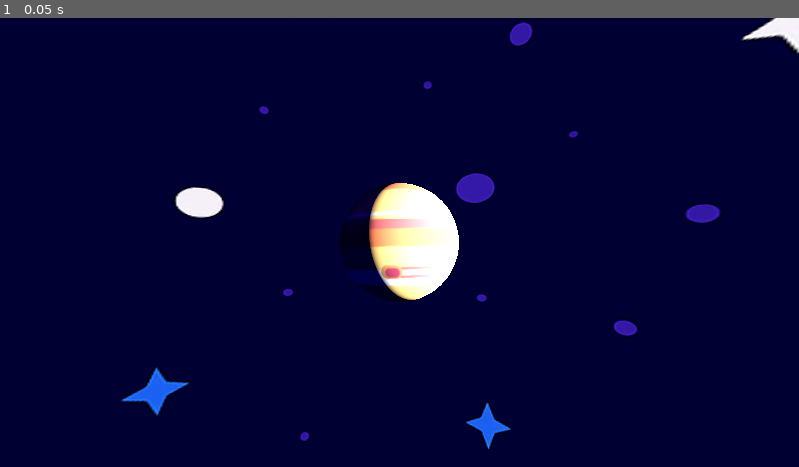
Above: before the commit, frame 1.
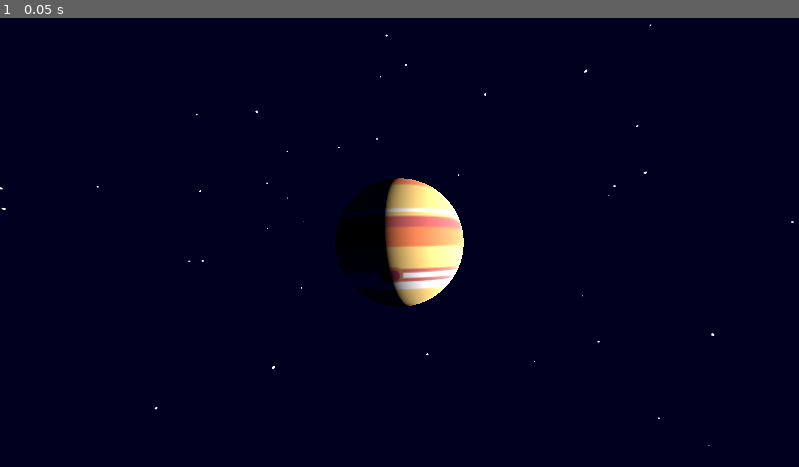
Above: after the commit, the same moment.

Repository: theflaminghat/space-game
Game: Godot game, scene res://node_3d.tscn
Two runs of this game, one before a commit and one after it. Both use one fixed random seed, a clock stepped at 60 frames per second and the inputs below.
Inputs:
- Up to frame 1 (0.05 s): no input

The runs differ from the first frame. In frame 1, 5.1% of the frame differs, in the area x 0-100%, y 0-97%.

Commit message:
New sky map

Diff:
--- a/node_3d.tscn
+++ b/node_3d.tscn
@@ -1,7 +1,7 @@
 [gd_scene load_steps=8 format=3 uid="uid://d1ogrjskrl6tx"]
 
 [ext_resource type="Texture2D" uid="uid://ce2cfyegxnmd" path="res://jupitervector.png" id="1_a202f"]
-[ext_resource type="Texture2D" uid="uid://c3p2sw74vy8l5" path="res://ChatGPT Image Sep 8, 2025, 02_52_42 AM.png" id="2_noarx"]
+[ext_resource type="Texture2D" uid="uid://cbaupxlckd4sl" path="res://skybox.png" id="2_noarx"]
 
 [sub_resource type="SphereMesh" id="SphereMesh_a202f"]
 
@@ -21,12 +21,12 @@
 [node name="Node3D" type="Node3D"]
 
 [node name="jupiter" type="MeshInstance3D" parent="."]
-transform = Transform3D(0.177703, 0, -0.984084, 0, 1, 0, 0.984084, 0, 0.177703, 0, 0, -2.50965)
+transform = Transform3D(0.177703, 0, -0.984084, 0, 1, 0, 0.984084, 0, 0.177703, 0, 0, -2.33247)
 mesh = SubResource("SphereMesh_a202f")
 surface_material_override/0 = SubResource("StandardMaterial3D_a0tk4")
 
 [node name="OmniLight3D" type="OmniLight3D" parent="."]
-transform = Transform3D(1, 0, 0, 0, 1, 0, 0, 0, 1, 1.68849, 0.268337, -1.17134)
+transform = Transform3D(1, 0, 0, 0, 1, 0, 0, 0, 1, 3.61993, 0.268337, -1.17134)
 light_energy = 16.0
 
 [node name="Camera3D" type="Camera3D" parent="."]
Binary file removed: ChatGPT Image Sep 8, 2025, 02_52_42 AM.png
Binary file added: skybox.png
Not shown, changed: skybox.png.import
